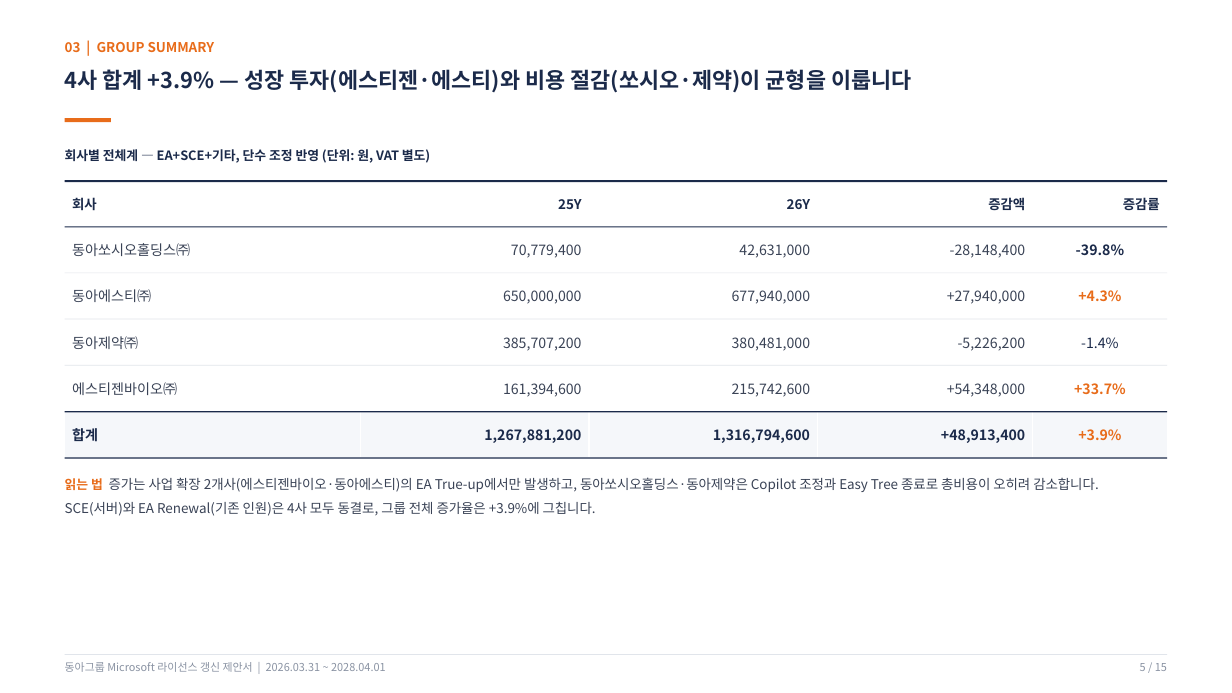
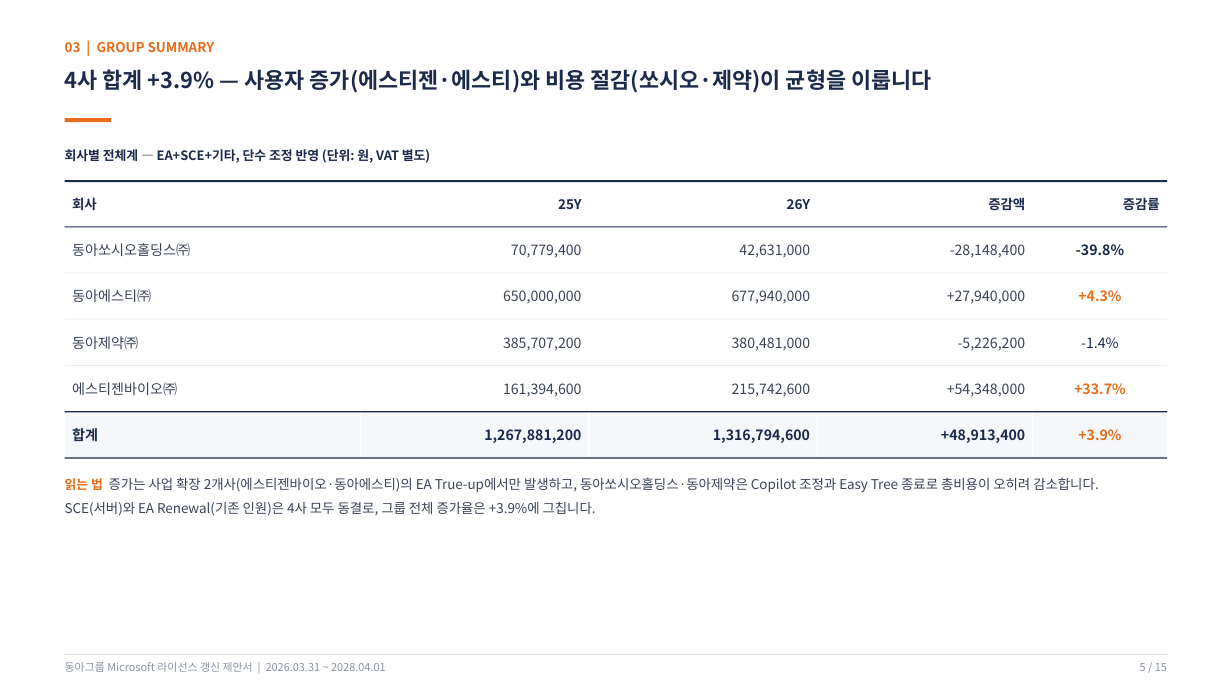
Before and after one commit to mss881024-dev/first-project, a slide deck: slide 5 of docs/ea-renewal-proposal/동아그룹_Microsoft_라이선스_갱신제안서_2026.pptx. Drawn at 1232x693 pixels with LibreOffice and Linux fonts; fonts in the diff are those of the drawing. Boxes give left, top, right and bottom in pixels: in the first picture for what was removed or moved away, otherwise in the second. Text is boxed around its words. In the diff, an @@ line names an element or a change of style, - is before the commit and + after.

```diff
--- a/docs/ea-renewal-proposal/동아그룹_Microsoft_라이선스_갱신제안서_2026.pptx
+++ b/docs/ea-renewal-proposal/동아그룹_Microsoft_라이선스_갱신제안서_2026.pptx
@@ text at <box>65,69,931,93</box>: text changed @@
-4사 합계 +3.9% — 성장 투자(에스티젠·에스티)와 비용 절감(쏘시오·제약)이 균형을 이룹니다
+4사 합계 +3.9% — 사용자 증가(에스티젠·에스티)와 비용 절감(쏘시오·제약)이 균형을 이룹니다
```
Also in this commit, not shown: 2 other slides changed, 2 other files.
